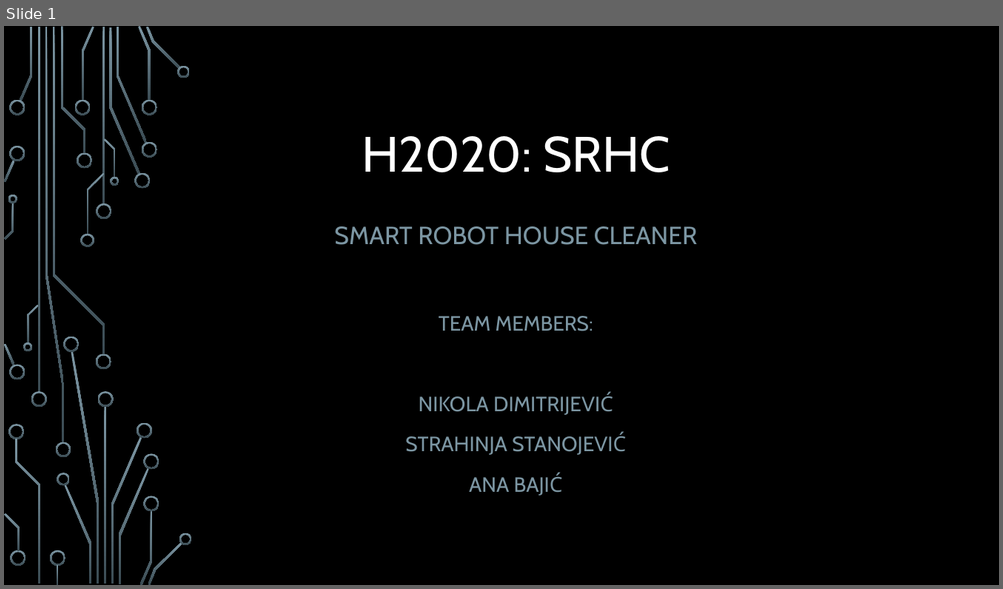
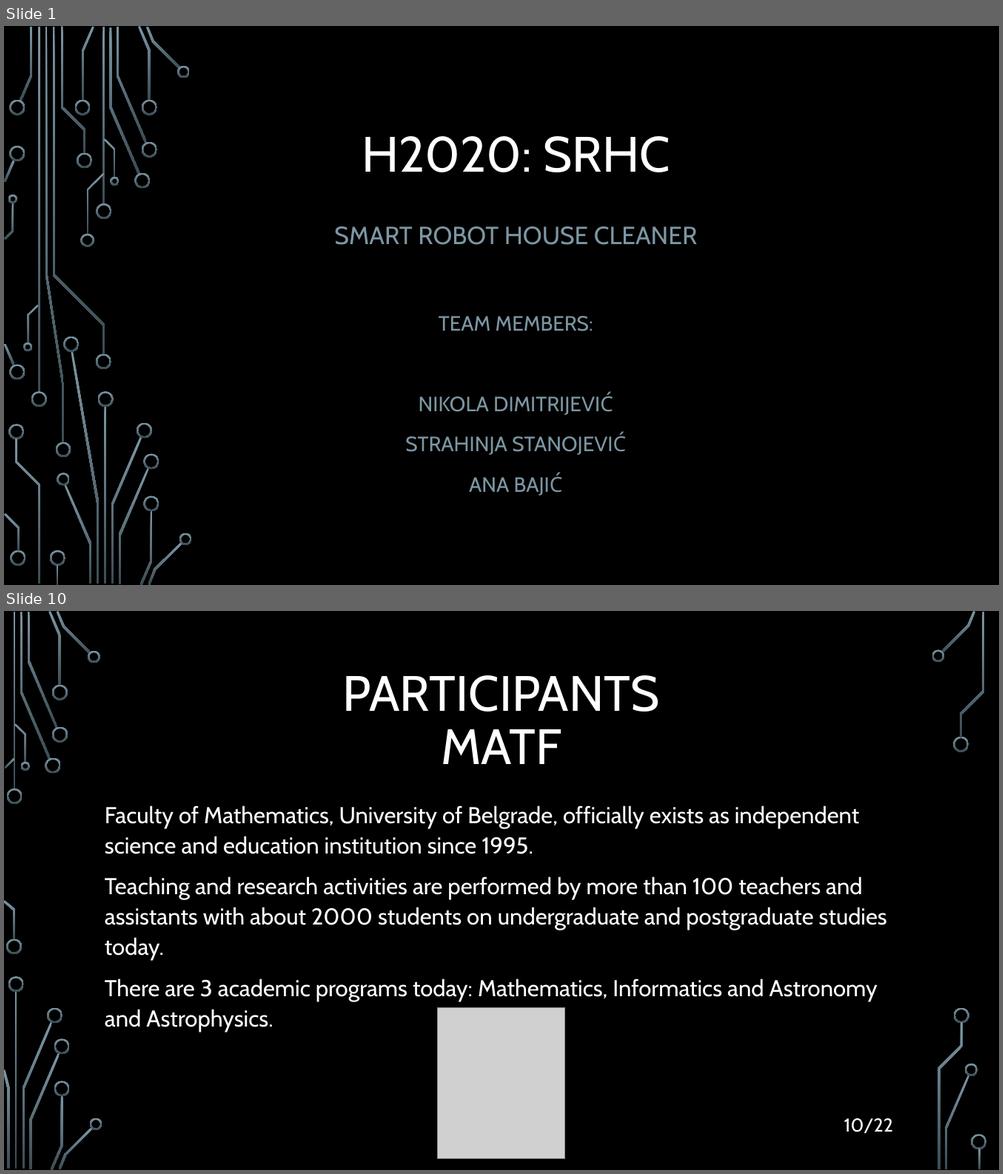
Before and after one commit to filozof50/UP, a slide deck: hw2/H2020.pptx. Shown one above the other, each under a label of ours: slide 1 before the commit, slides 1 and 10 after it; the slides between them are not shown. The pictures are 1003x589 and 1003x1174 pixels, drawn with LibreOffice and Linux fonts; fonts in the diff are those of the drawing; grey boxes stand for pictures; background and template pictures are left out. Boxes give left, top, right and bottom in pixels: in the first picture for what was removed or moved away, otherwise in the second. Text is boxed around its words. In the diff, an @@ line names an element or a change of style, - is before the commit and + after.

```diff
--- a/hw2/H2020.pptx
+++ b/hw2/H2020.pptx
@@ slide 10 added at box(4, 611, 999, 1170), background picture (left out) @@
@@ title added at box(343, 675, 660, 764), 48 pt, text #FFFFFF @@
+PARTICIPANTS
+MATF
@@ text added at box(105, 806, 887, 1032), 22.2 pt, text #FFFFFF @@
+Faculty of Mathematics, University of Belgrade, officially exists as independent science and education institution since 1995.
+Teaching and research activities are performed by more than 100 teachers and assistants with about 2000 students on undergraduate and postgraduate studies today.
+There are 3 academic programs today: Mathematics, Informatics and Astronomy and Astrophysics.
@@ picture added at box(438, 1008, 565, 1159) @@
@@ text added at box(844, 1119, 893, 1133), 18 pt, text #FFFFFF @@
+10/22
@@ group added at box(4, 611, 987, 1170): 33 freeform shapes, 3 rectangles @@
```
Also in this commit, not shown: 5 slides changed, 15 other slides added, 17 other files.
